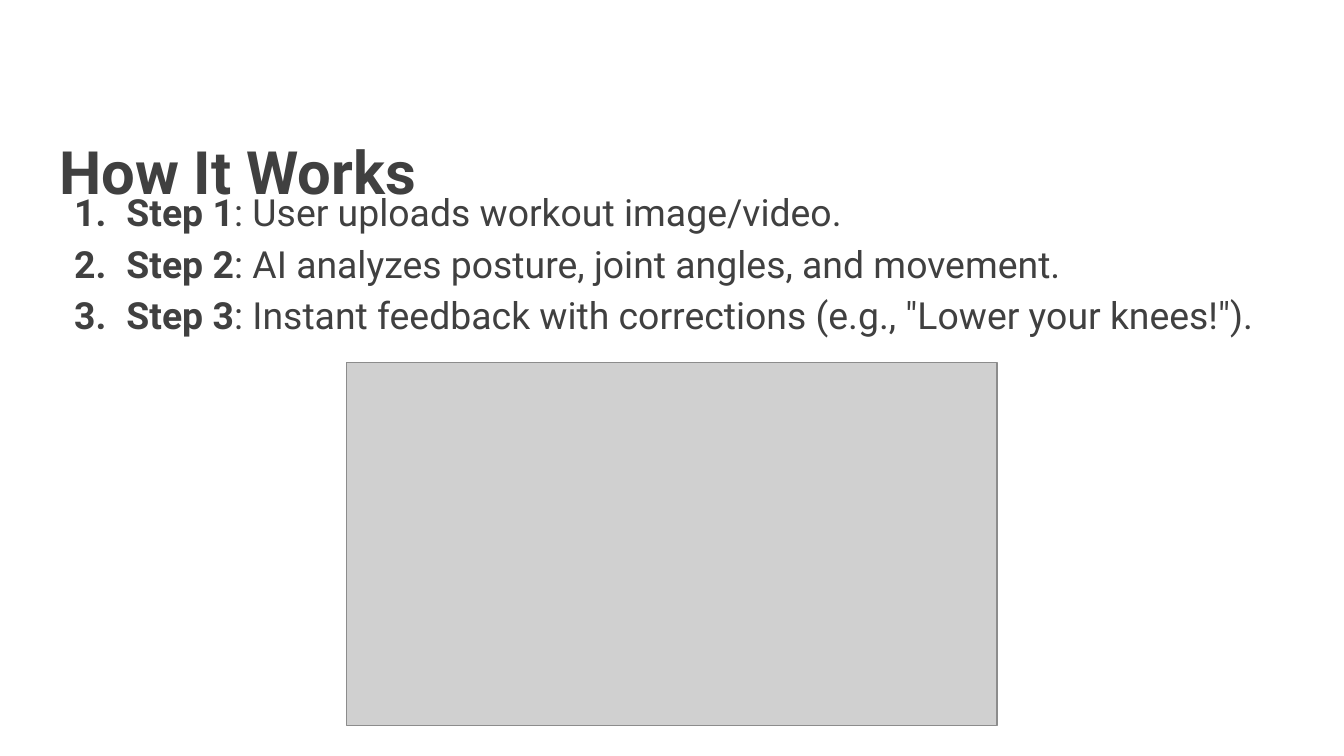
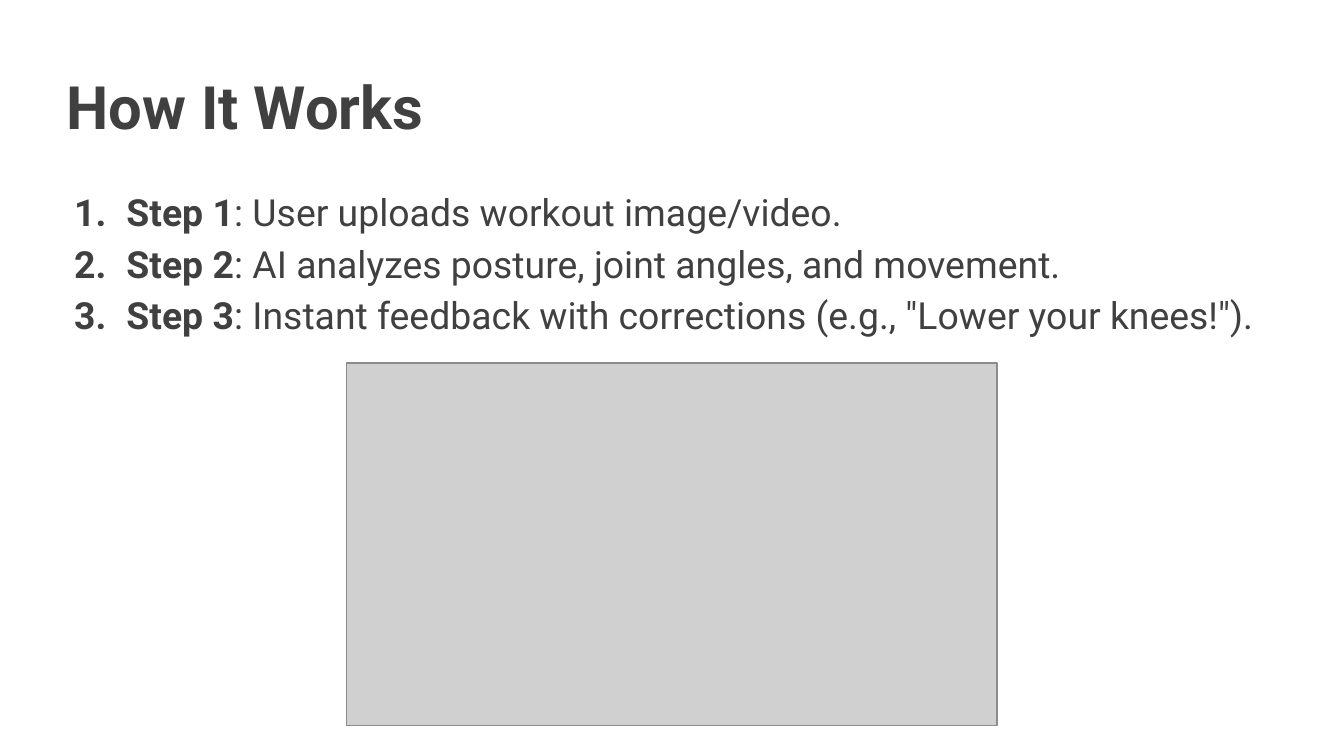
Before and after one commit to silenttundre/VirtualWorkoutBuddy, a slide deck: slide 5 of Virtual Workout Buddy.pptx. Drawn at 1344x756 pixels with LibreOffice and Linux fonts; fonts in the diff are those of the drawing; grey boxes stand for pictures. Boxes give left, top, right and bottom in pixels: in the first picture for what was removed or moved away, otherwise in the second. Text is boxed around its words. In the diff, an @@ line names an element or a change of style, - is before the commit and + after.

```diff
--- a/Virtual Workout Buddy.pptx
+++ b/Virtual Workout Buddy.pptx
@@ title "How It Works": place and size @@
-title "How It Works" at <box>59,149,416,209</box>
+title "How It Works" at <box>67,84,424,130</box>
@@ title "How It Works" at <box>67,84,424,130</box>: line spacing 1.79 to 1.78 @@
```
Also in this commit, not shown: 10 other slides changed, 3 slides added.
